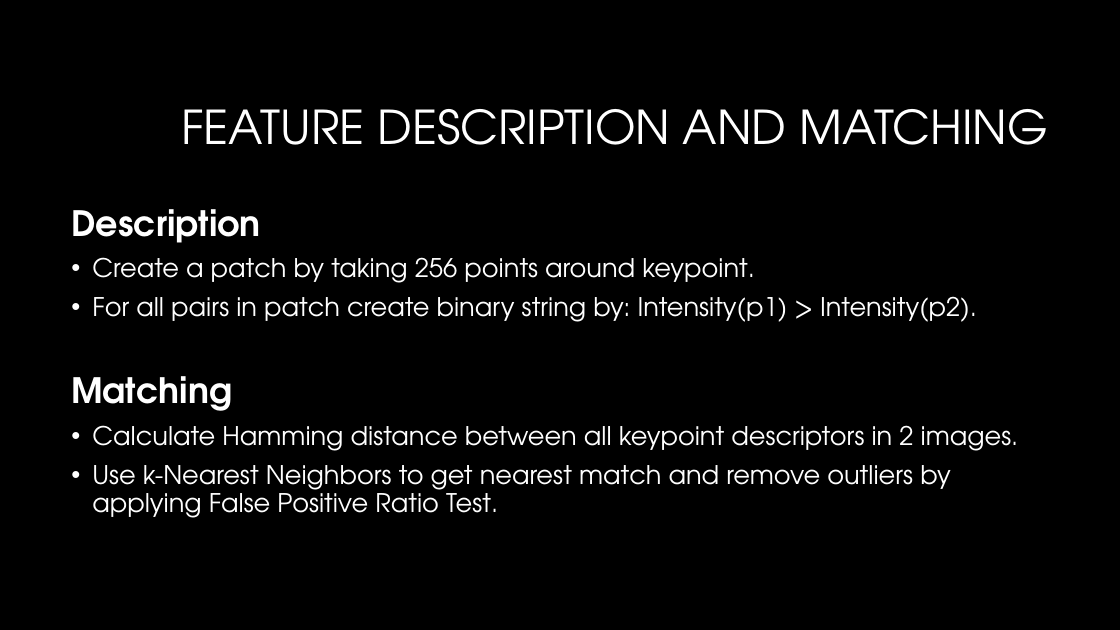
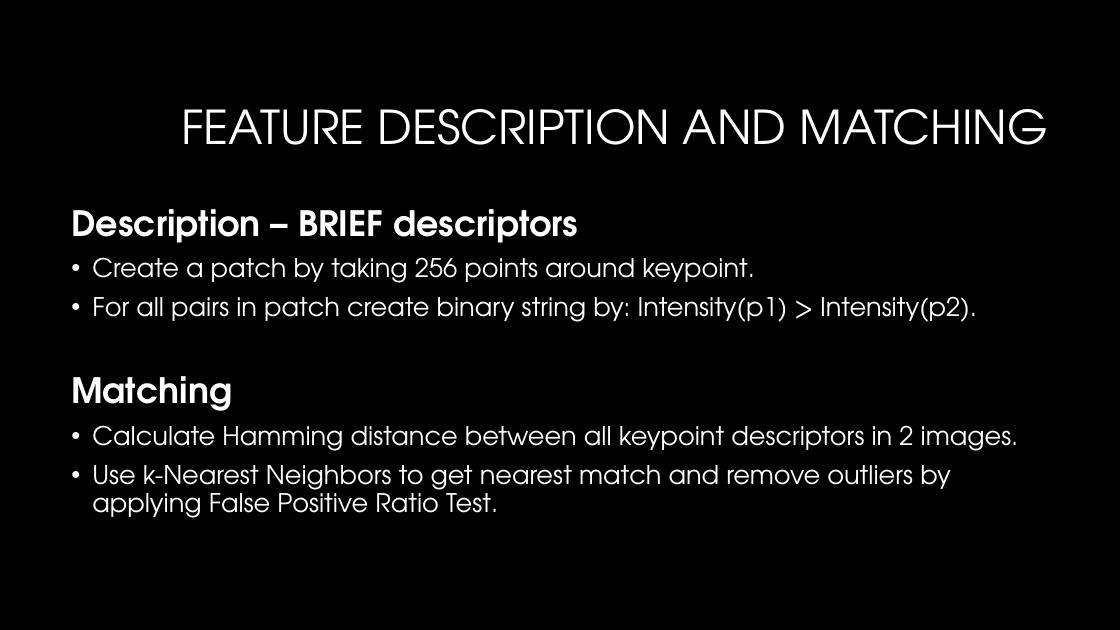
Before and after one commit to yashv28/CIS565-Final-Project, a slide deck: slide 5 of Milestones/Milestone 3.pptx. Drawn at 1120x630 pixels with LibreOffice and Linux fonts; fonts in the diff are those of the drawing; background and template pictures are left out. Boxes give left, top, right and bottom in pixels: in the first picture for what was removed or moved away, otherwise in the second. Text is boxed around its words. In the diff, an @@ line names an element or a change of style, - is before the commit and + after.

```diff
--- a/Milestones/Milestone 3.pptx
+++ b/Milestones/Milestone 3.pptx
@@ text at bbox=[71, 209, 578, 243]: text changed @@
-Description
+Description – BRIEF descriptors
```
Also in this commit, not shown: 1 other slide changed.
